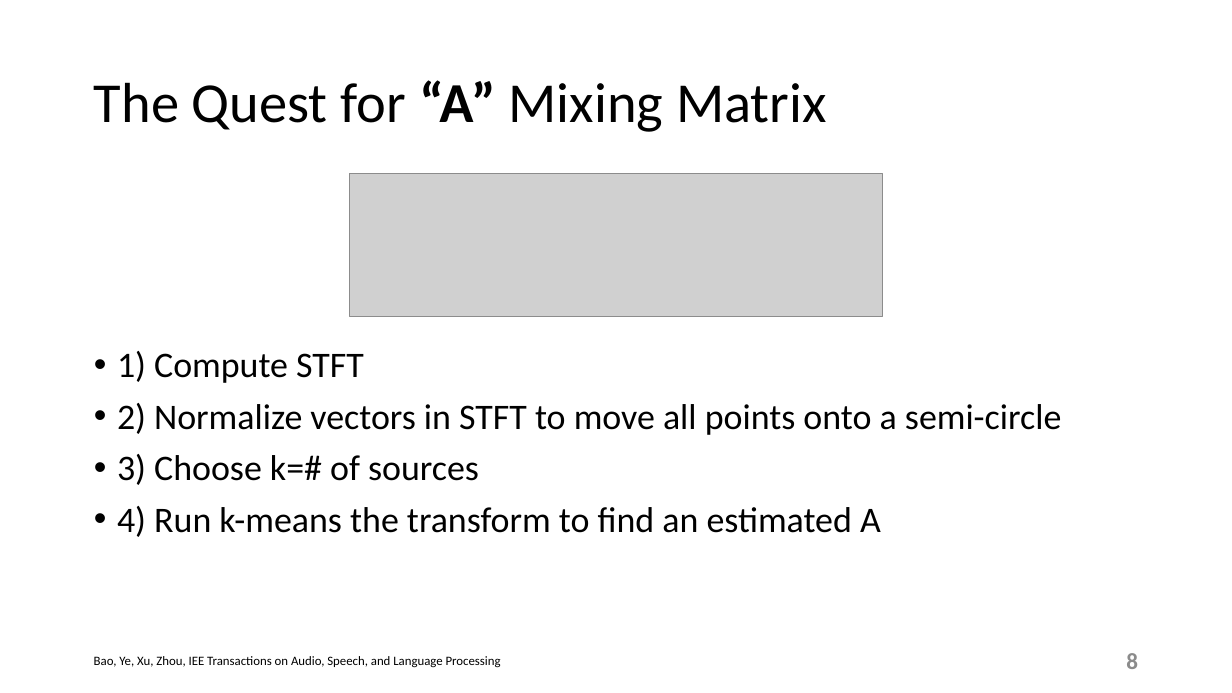
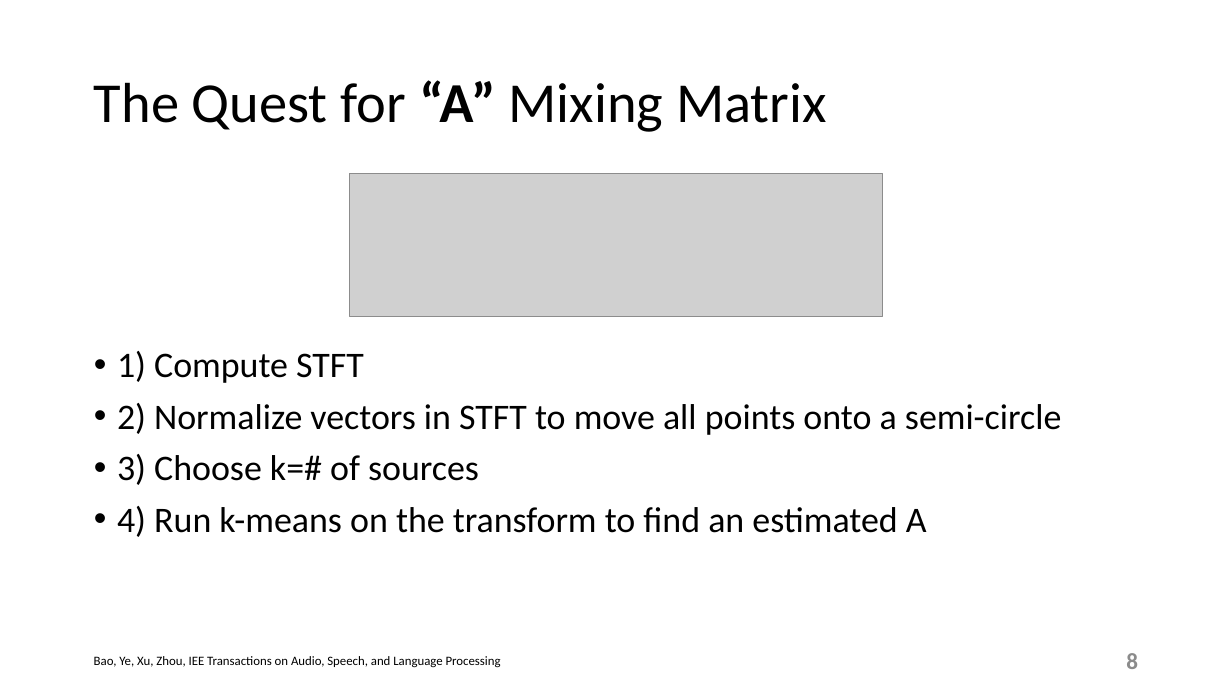
Before and after one commit to esaracin/compressive-sensing-cocktail-party-problem, a slide deck: slide 8 of slide/slides.pptx. Drawn at 1232x693 pixels with LibreOffice and Linux fonts; fonts in the diff are those of the drawing; grey boxes stand for pictures; background and template pictures are left out. Boxes give left, top, right and bottom in pixels: in the first picture for what was removed or moved away, otherwise in the second. Text is boxed around its words. In the diff, an @@ line names an element or a change of style, - is before the commit and + after.

Commit message:
finishing touches

```diff
--- a/slide/slides.pptx
+++ b/slide/slides.pptx
@@ text at <box>117,506,927,537</box>: text changed @@
-• 4) Run k-means the transform to find an estimated A
+• 4) Run k-means on the transform to find an estimated A
```
